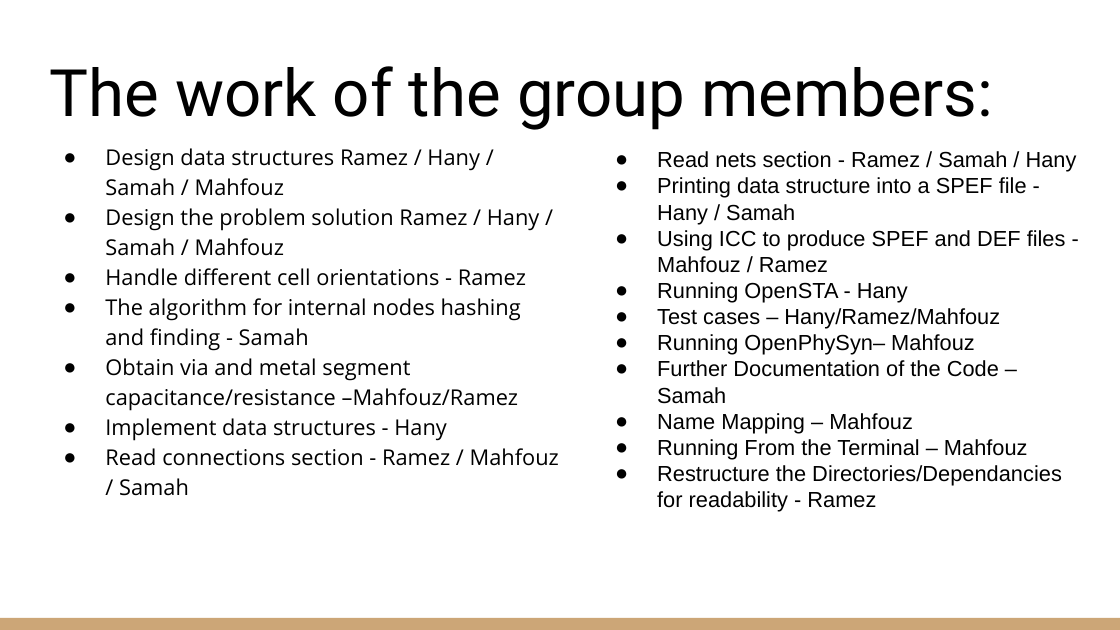
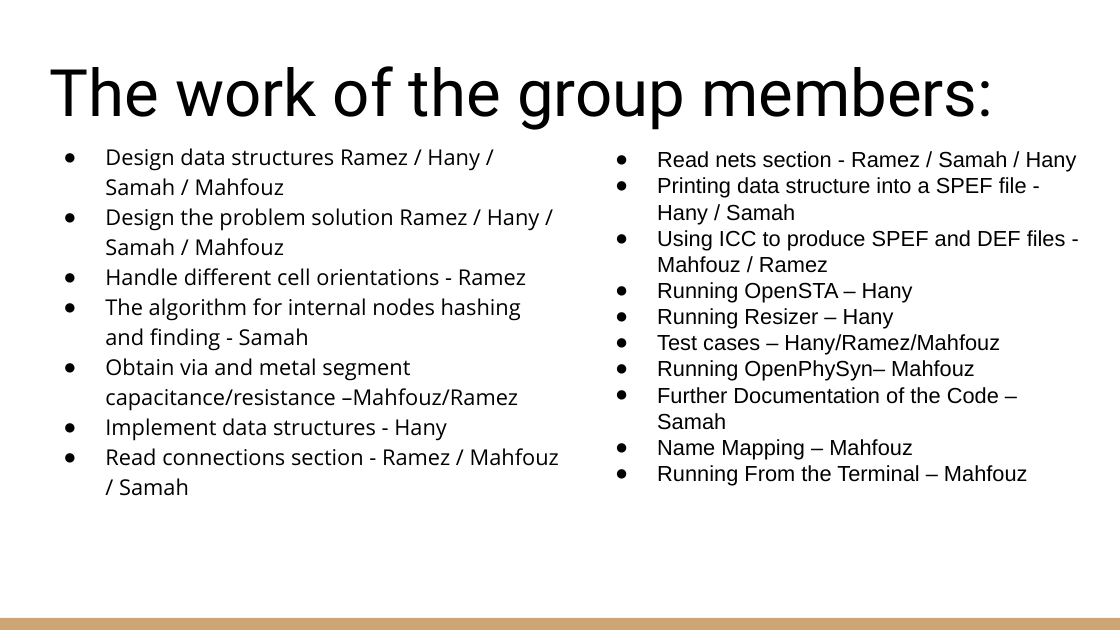
Before and after one commit to eedxwang/SPEF-Extractor, a slide deck: slide 22 of Presentation/SPEF Extractor MS2.pptx (slide 20 before the commit). Drawn at 1120x630 pixels with LibreOffice and Linux fonts; fonts in the diff are those of the drawing. Boxes give left, top, right and bottom in pixels: in the first picture for what was removed or moved away, otherwise in the second. Text is boxed around its words. In the diff, an @@ line names an element or a change of style, - is before the commit and + after.

Commit message:
update presentation

```diff
--- a/Presentation/SPEF Extractor MS2.pptx
+++ b/Presentation/SPEF Extractor MS2.pptx
@@ text at (657,282,913,329): text changed @@
-● Running OpenSTA - Hany
+● Running OpenSTA – Hany
+● Running Resizer – Hany
@@ text at (657,465,1062,512): paragraph removed @@
-● Restructure the Directories/Dependancies for readability - Ramez
```
Also in this commit, not shown: 1 other slide changed, 2 slides added.
